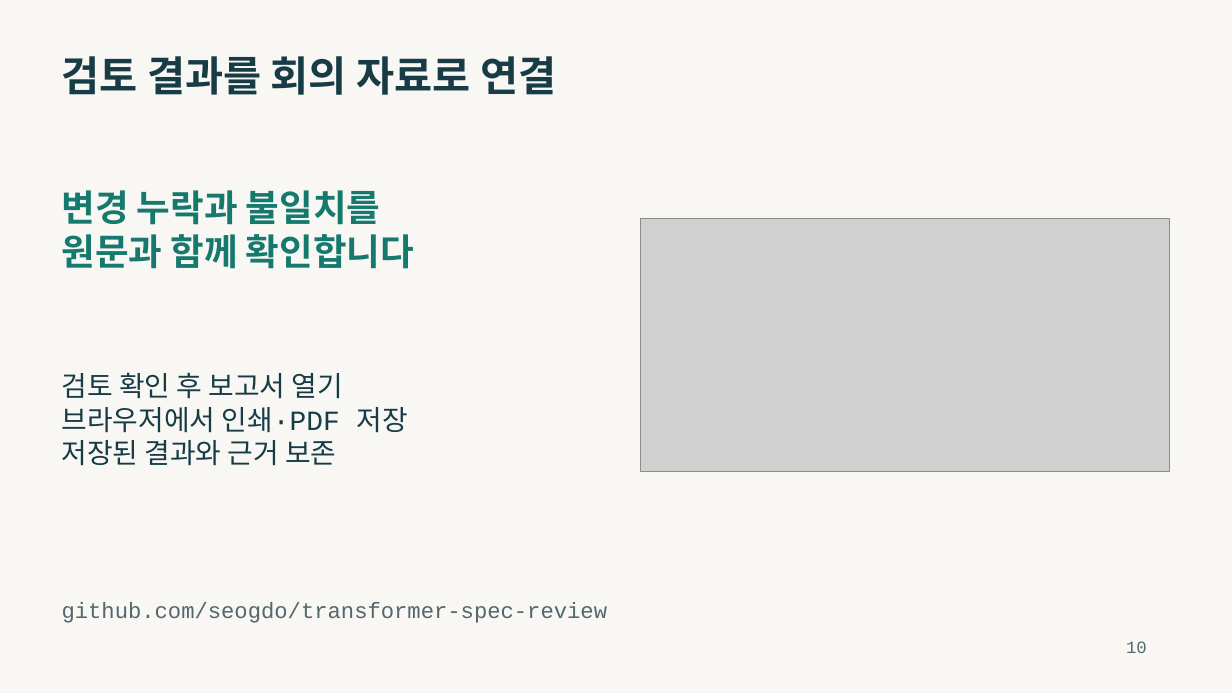
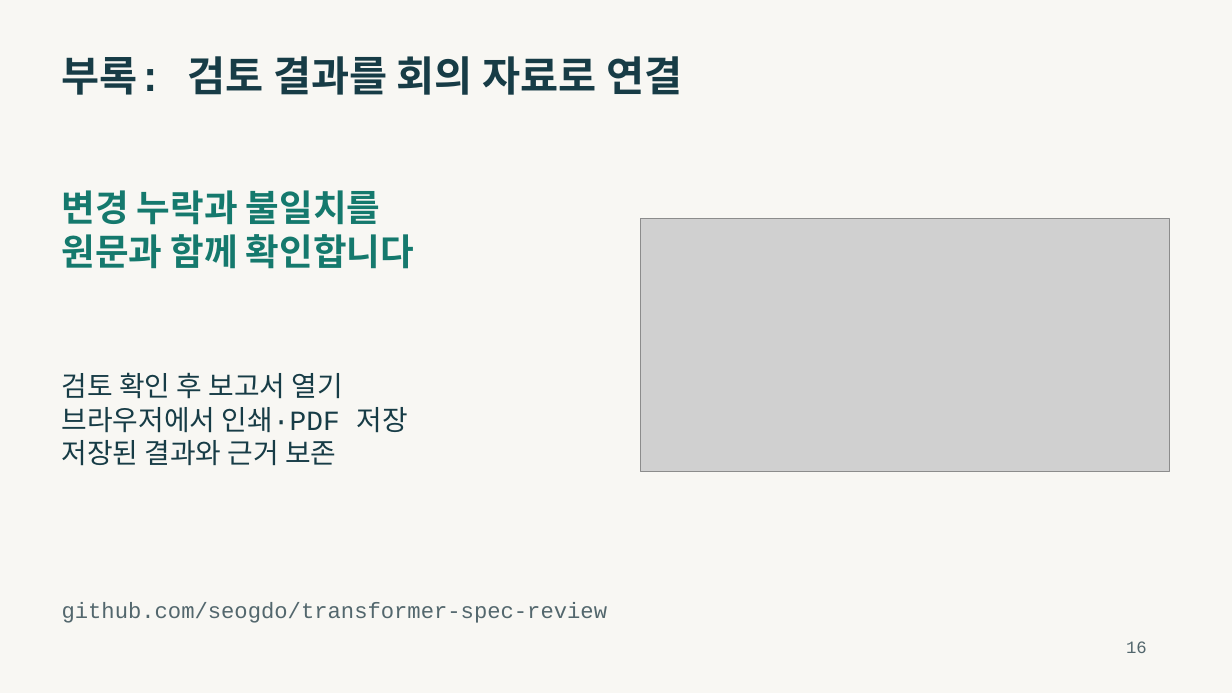
Before and after one commit to seogdo/transformer-spec-review, a slide deck: slide 16 of output/presentations/transformer-spec-review-presentation.pptx (slide 10 before the commit). Drawn at 1232x693 pixels with LibreOffice and Linux fonts; fonts in the diff are those of the drawing; grey boxes stand for pictures. Boxes give left, top, right and bottom in pixels: in the first picture for what was removed or moved away, otherwise in the second. Text is boxed around its words. In the diff, an @@ line names an element or a change of style, - is before the commit and + after.

```diff
--- a/output/presentations/transformer-spec-review-presentation.pptx
+++ b/output/presentations/transformer-spec-review-presentation.pptx
@@ text at (x1=62, y1=56, x2=682, y2=95): text changed @@
-검토 결과를 회의 자료로 연결
+부록: 검토 결과를 회의 자료로 연결
```
Also in this commit, not shown: 14 other slides changed, 2 slides added, 8 other files.
